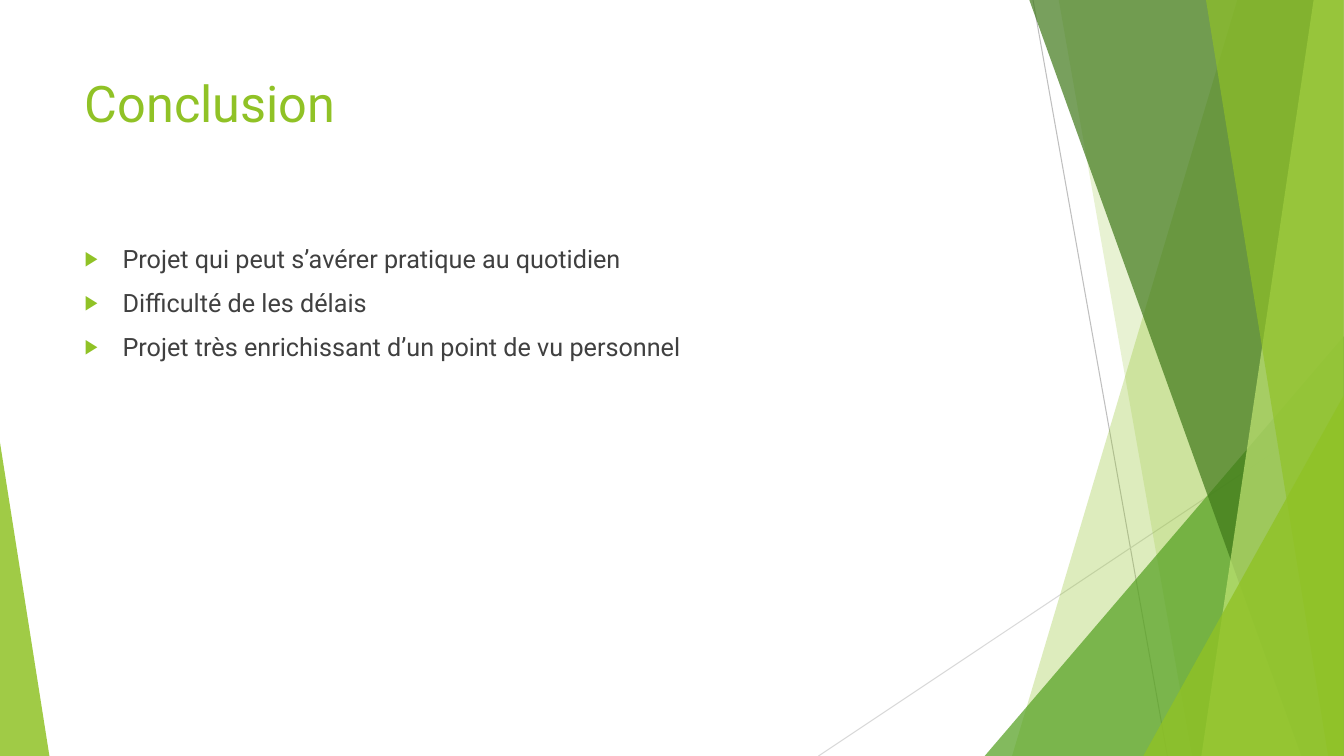
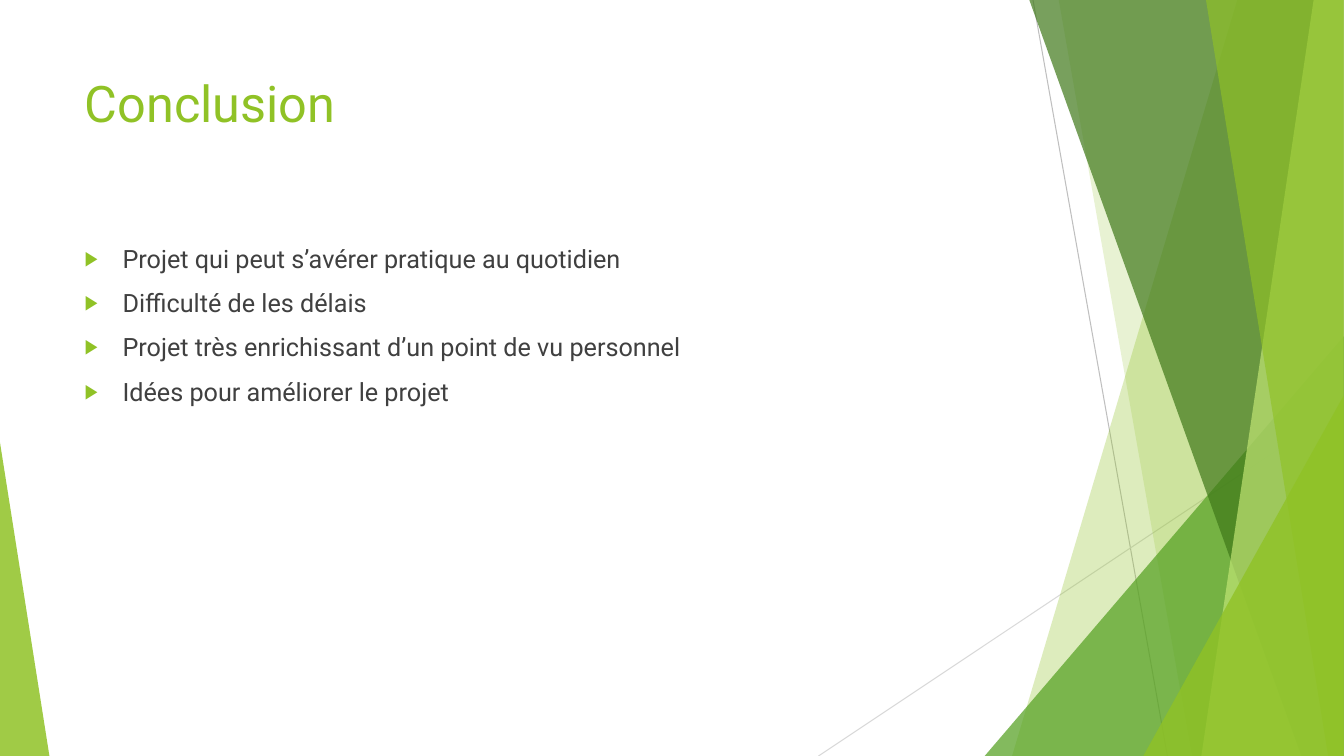
Before and after one commit to JulienGaultier/R6P4, a slide deck: slide 9 of diapo/diapoprojet.pptx. Drawn at 1344x756 pixels with LibreOffice and Linux fonts; fonts in the diff are those of the drawing. Boxes give left, top, right and bottom in pixels: in the first picture for what was removed or moved away, otherwise in the second. Text is boxed around its words. In the diff, an @@ line names an element or a change of style, - is before the commit and + after.

```diff
--- a/diapo/diapoprojet.pptx
+++ b/diapo/diapoprojet.pptx
@@ text at [123, 382, 448, 407]: paragraph added @@
+▶ Idées pour améliorer le projet
```
